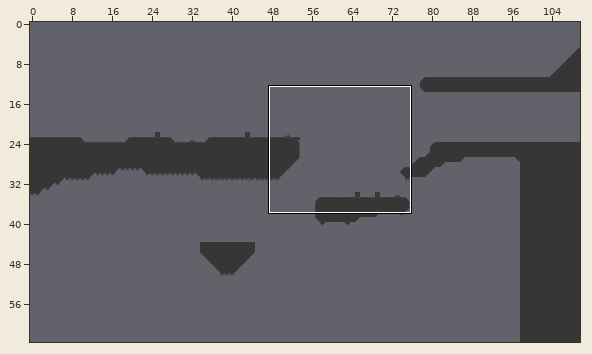
Level history. Tiled map: static/assets/thelevel.tmx. Above: a wide view before the commit, with the close-up outlined.
Close-up. Earlier state:
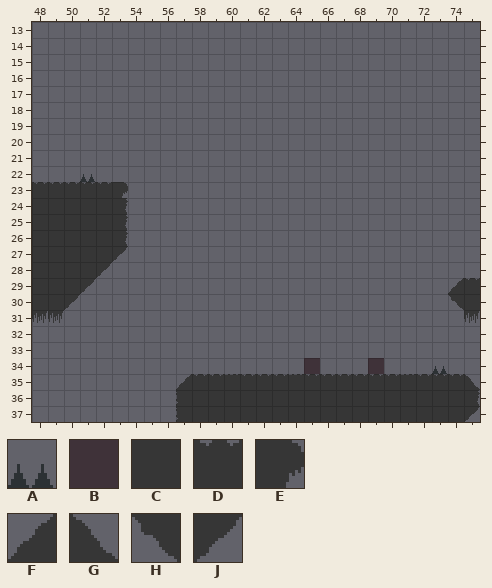
Cells are 16x16 px. Shown: x 48..75, y 13..37. The commit also changed other parts of the map, which this record leaves out.
Key: from "min": A 6 "stalker", B 70 "mummy"; from "mininicular": C 0, D 2, E 9, F 10, G 11, H 18, J 19.
_ is an empty cell.
Layers that did not change in this view are not listed.
Layer "Tile Layer 1" before, first column x 48:
13 ____________________________
14 ____________________________
15 ____________________________
16 ____________________________
17 ____________________________
18 ____________________________
19 ____________________________
20 ____________________________
21 ____________________________
22 ____________________________
23 DDDDDE______________________
The same view after the edit:
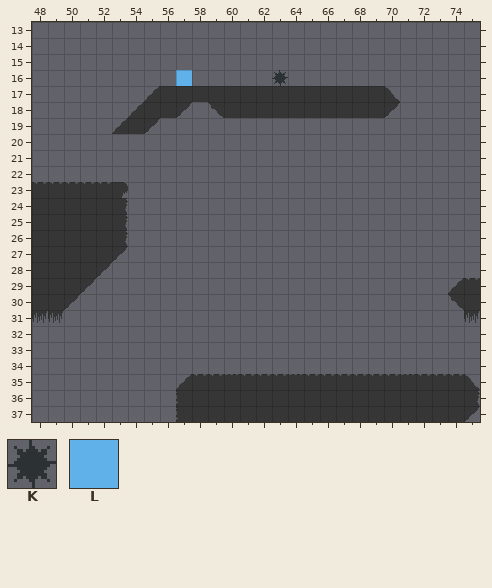
Further tiles: from "min": K 7 "door", L 23 "sensor".
Tiles of an added or newly shown layer are drawn over the layers below it.
Change:
Layer "Tile Layer 1":
y 17: x 55..70 ________________ -> FCCCCCCCCCCCCCCG
y 18: x 54..57 ____ -> FCCJ; x 59..70 ____________ -> HCCCCCCCCCCJ
y 19: x 53..55 ___ -> FCJ
Layer "Enemy" (now hidden):
y 22: x 51 A -> _
y 34: x 65 B -> _; x 69 B -> _; x 73 A -> _
Layer "Sensors" (now shown):
y 16: x 57 _ -> L; x 63 _ -> K
Changed places in both close-ups, as pixel boxes (x1, y1, x2, y2):
added: (112, 70, 400, 134)
removed: (80, 174, 95, 182)
removed: (304, 358, 320, 374)
removed: (368, 358, 384, 374)
removed: (432, 366, 447, 374)
